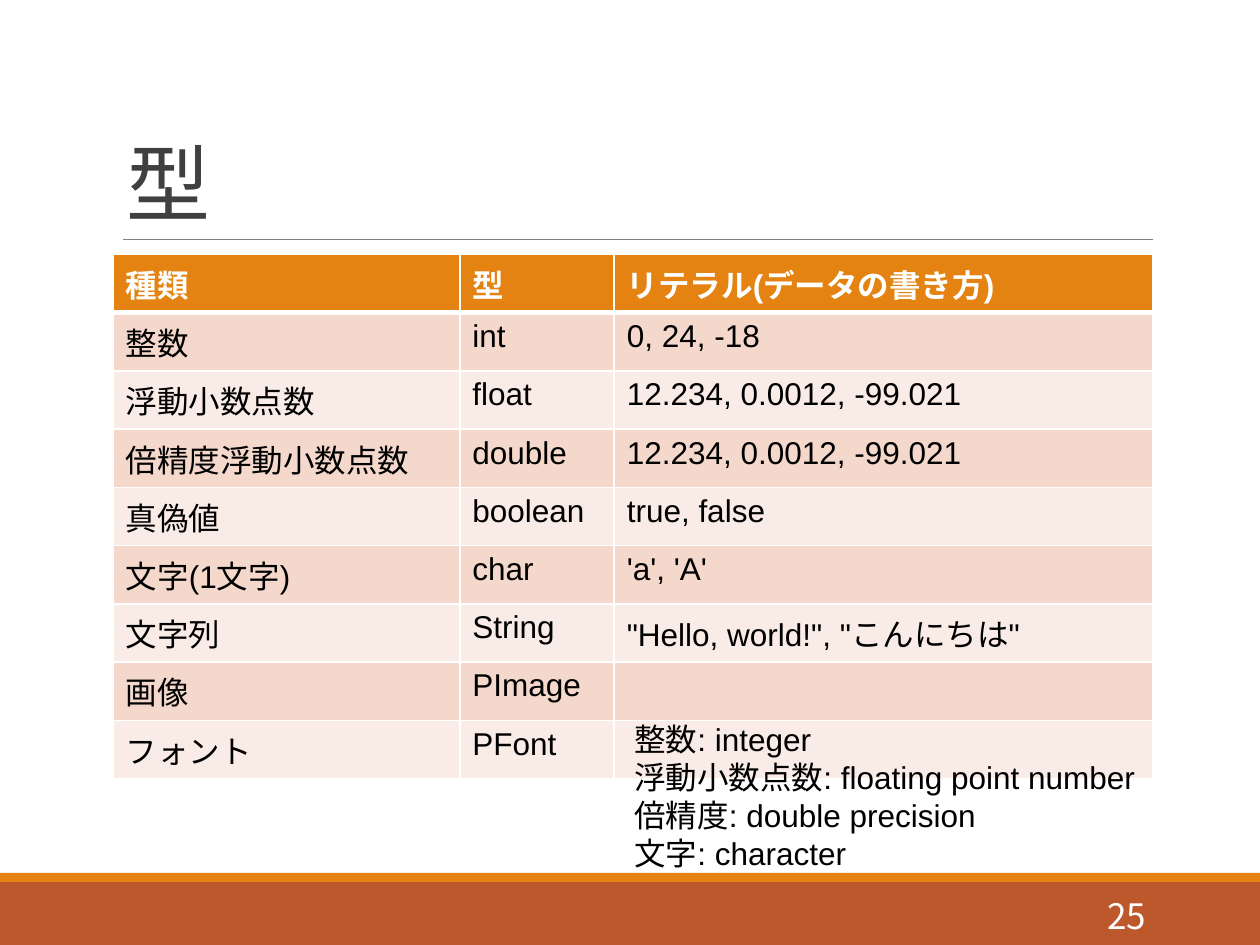
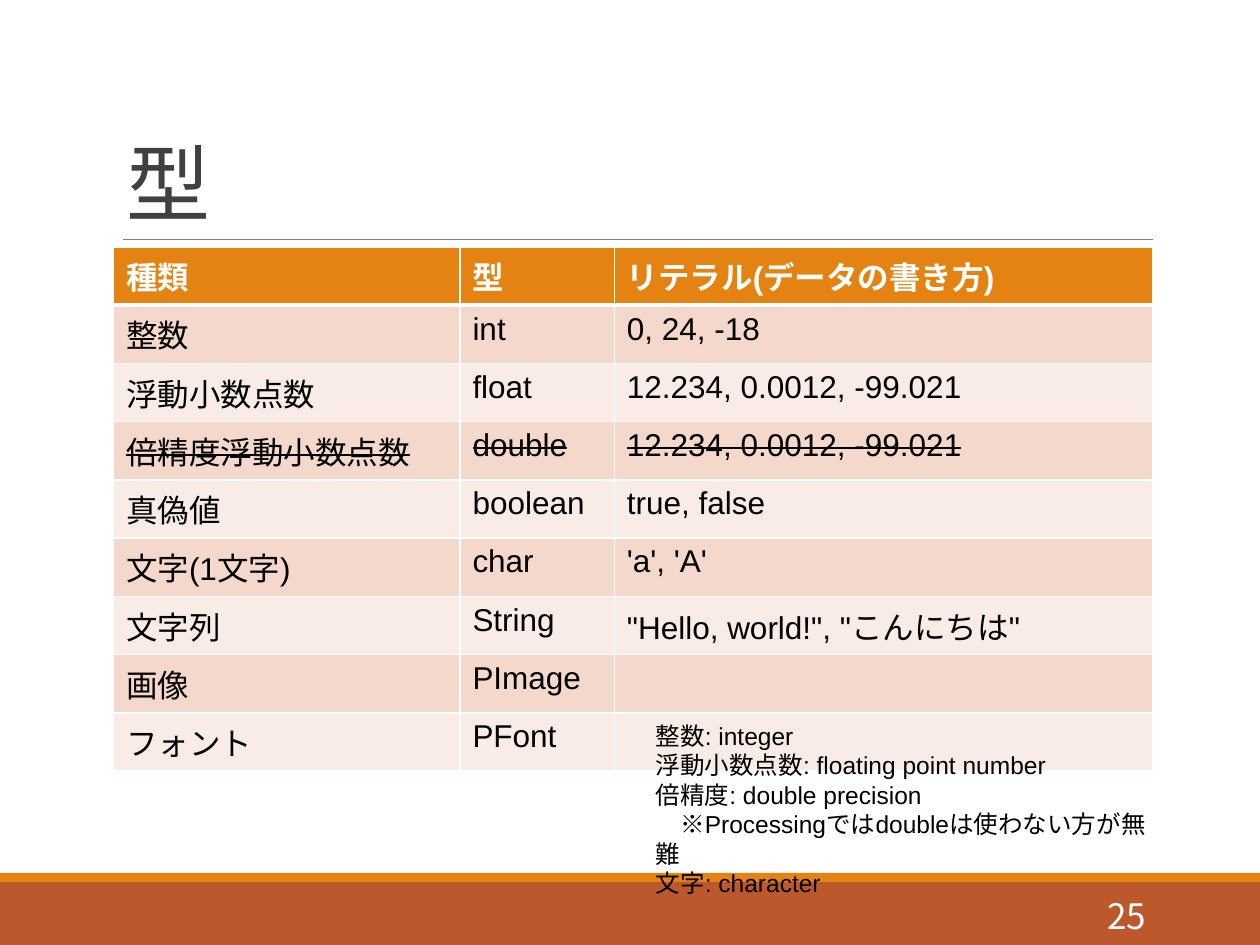
Before and after one commit to akokubo/kuroishi_ch_processing, a slide deck: slide 25 of slide_programming_processing.pptx. Drawn at 1260x945 pixels with LibreOffice and Linux fonts; fonts in the diff are those of the drawing. Boxes give left, top, right and bottom in pixels: in the first picture for what was removed or moved away, otherwise in the second. Text is boxed around its words. In the diff, an @@ line names an element or a change of style, - is before the commit and + after.

```diff
--- a/slide_programming_processing.pptx
+++ b/slide_programming_processing.pptx
@@ table at (113,247,1153,761) @@
@@ strikethrough on in "倍精度浮動小数点数", "double", "12.234, 0.0012, -99.021" @@
@@ table: place and size @@
-table at (113,255,1153,769)
+table at (113,247,1153,761)
@@ text at (656,724,1046,894): paragraph added @@
+※Processingではdoubleは使わない方が無難
@@ text "整数: integer": place and size @@
-text "整数: integer" at (634,724,1135,874)
+text "整数: integer" at (656,724,1046,894)
@@ text at (656,724,1046,894): size 18 to 14 pt in "整数: integer", "浮動小数点数: floating point number", "倍精度: double precision", "文字: character" @@
```
Also in this commit, not shown: 2 other slides changed, 4 slides added, 1 other file.
